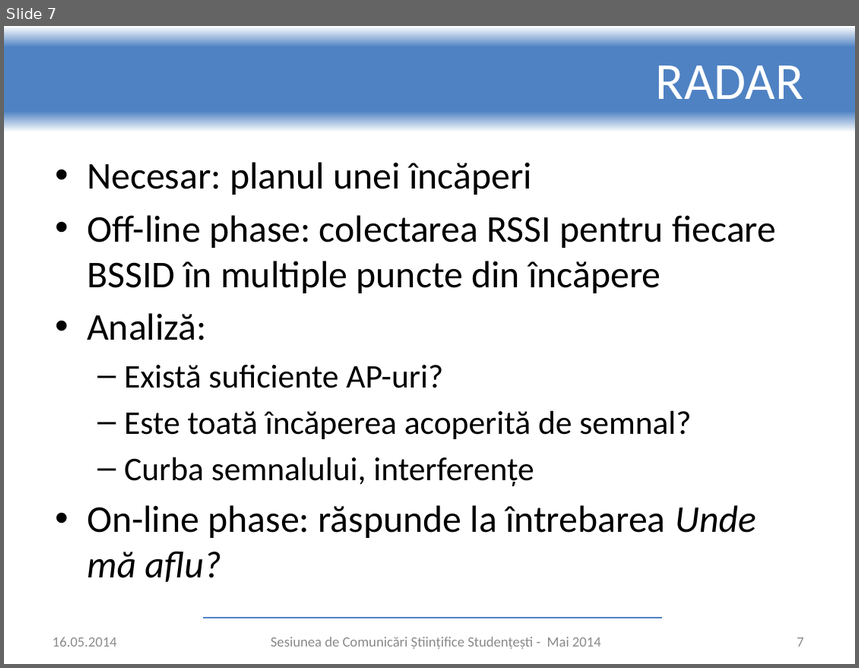
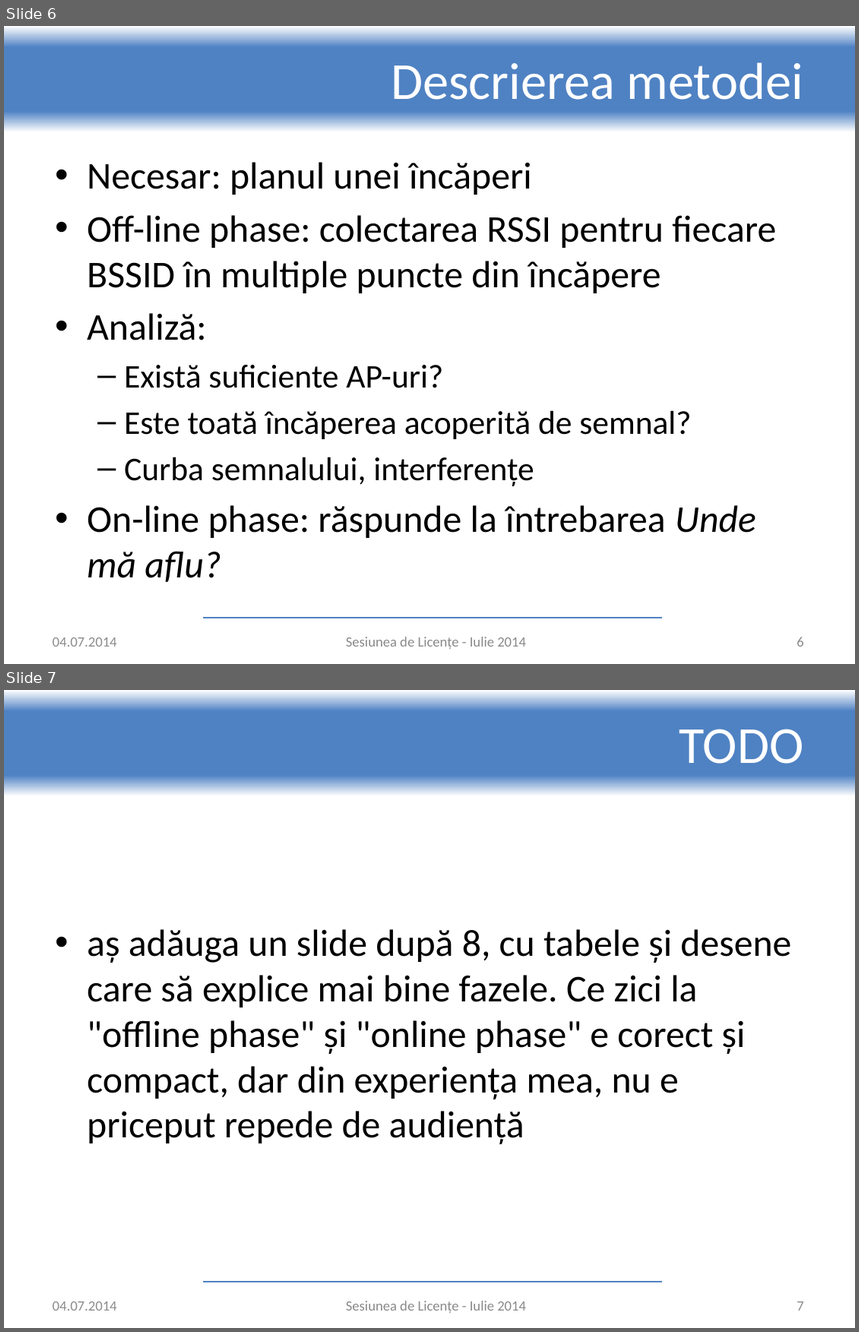
Before and after one commit to adrian-nicolau/radar, a slide deck: presentation.pptx. Shown one above the other, each under a label of ours: slide 7 before the commit, slides 6 and 7 after it. The pictures are 859x668 and 859x1332 pixels, drawn with LibreOffice and Linux fonts; fonts in the diff are those of the drawing; background and template pictures are left out. Boxes give left, top, right and bottom in pixels: in the first picture for what was removed or moved away, otherwise in the second. Text is boxed around its words. In the diff, an @@ line names an element or a change of style, - is before the commit and + after.

```diff
--- a/presentation.pptx
+++ b/presentation.pptx
@@ slide 7 added at (x1=4, y1=690, x2=855, y2=1328), background #FFFFFF; not listed: 2 template elements that a slide beside it also shows @@
@@ title added at (x1=680, y1=729, x2=804, y2=764), 44 pt, text #FFFFFF @@
+TODO
@@ text added at (x1=87, y1=929, x2=791, y2=1144), 32 pt, text #000000 @@
+• aș adăuga un slide după 8, cu tabele și desene care să explice mai bine fazele. Ce zici la "offline phase" și "online phase" e corect și compact, dar din experiența mea, nu e priceput repede de audiență
@@ text added at (x1=53, y1=1302, x2=117, y2=1311), 12 pt, text #8C8C8C @@
+04.07.2014
@@ text added at (x1=346, y1=1301, x2=526, y2=1313), 12 pt, text #898989 @@
+Sesiunea de Licențe - Iulie 2014
@@ page number added at (x1=797, y1=1302, x2=804, y2=1311), 12 pt, text #8C8C8C @@
+7
@@ what was slide 7 is now slide 6 @@
@@ slide 6 changed as well @@
@@ title at (x1=391, y1=62, x2=804, y2=100): text changed @@
-RADAR
+Descrierea metodei
@@ text at (x1=53, y1=638, x2=117, y2=647): text changed @@
-16.05.2014
+04.07.2014
@@ text at (x1=346, y1=637, x2=526, y2=649): text changed @@
-Sesiunea de Comunicări Științifice Studențești - Mai 2014
+Sesiunea de Licențe - Iulie 2014
@@ page number at (x1=797, y1=637, x2=804, y2=647): text changed @@
-7
+6
```
Also in this commit, not shown: 11 other slides changed, 4 other slides added, 1 slide removed.
